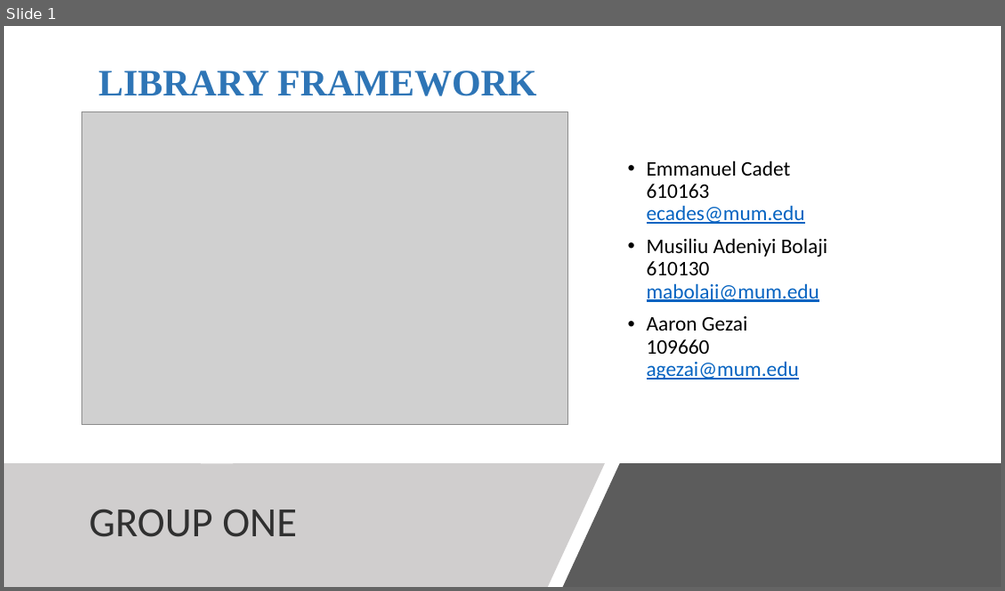
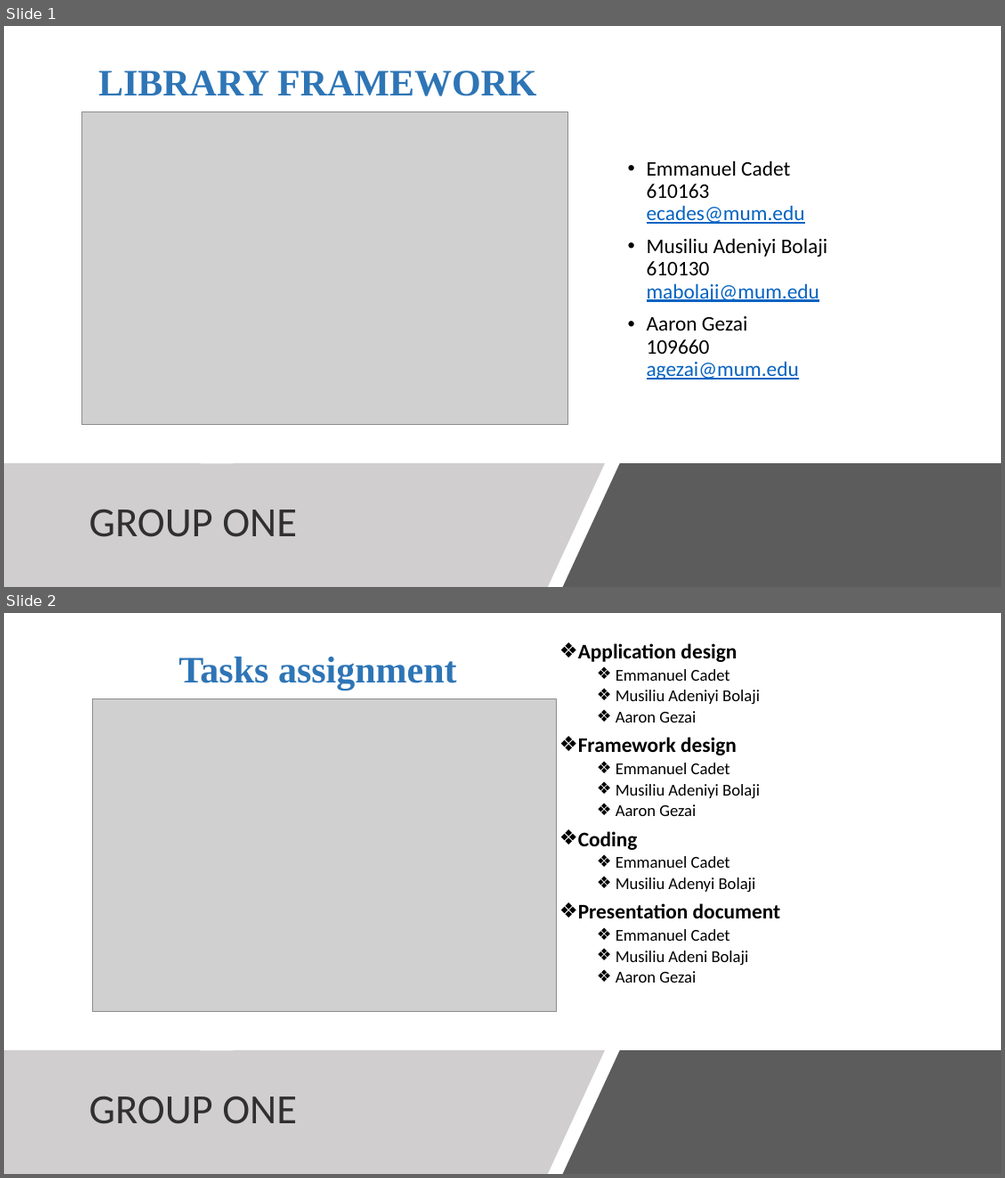
Before and after one commit to asdprojectlibrary/FrameworkLibraryProject, a slide deck: FinalLibraryFrameworkDesignDocument.pptx. Shown one above the other, each under a label of ours: slide 1 before the commit, slides 1 and 2 after it. The pictures are 1005x591 and 1005x1178 pixels, drawn with LibreOffice and Linux fonts; fonts in the diff are those of the drawing; grey boxes stand for pictures. Boxes give left, top, right and bottom in pixels: in the first picture for what was removed or moved away, otherwise in the second. Text is boxed around its words. In the diff, an @@ line names an element or a change of style, - is before the commit and + after.

Commit message:
Tasks assignment proposition

```diff
--- a/FinalLibraryFrameworkDesignDocument.pptx
+++ b/FinalLibraryFrameworkDesignDocument.pptx
@@ slide 2 added at (4, 613, 1001, 1174), background #FFFFFF @@
@@ text added at (178, 657, 457, 690), 36 pt, text #2E75B6, bold @@
+Tasks assignment
@@ text added at (578, 643, 781, 982), 16 pt, text #000000 @@
+❖ Application design
+  ❖ Emmanuel Cadet
+  ❖ Musiliu Adeniyi Bolaji
+  ❖ Aaron Gezai
+❖ Framework design
+  ❖ Emmanuel Cadet
+  ❖ Musiliu Adeniyi Bolaji
+  ❖ Aaron Gezai
+❖ Coding
+  ❖ Emmanuel Cadet
+  ❖ Musiliu Adenyi Bolaji
+❖ Presentation document
+  ❖ Emmanuel Cadet
+  ❖ Musiliu Adeni Bolaji
+  ❖ Aaron Gezai
@@ picture added at (93, 698, 557, 1011) @@
@@ freeform shape added at (4, 1051, 605, 1174), fill #D0CECE @@
@@ freeform shape added at (563, 1051, 1001, 1174), fill #404040 at 85% opacity @@
@@ title added at (89, 1095, 297, 1124), 40 pt, text #303030 @@
+GROUP ONE
```
